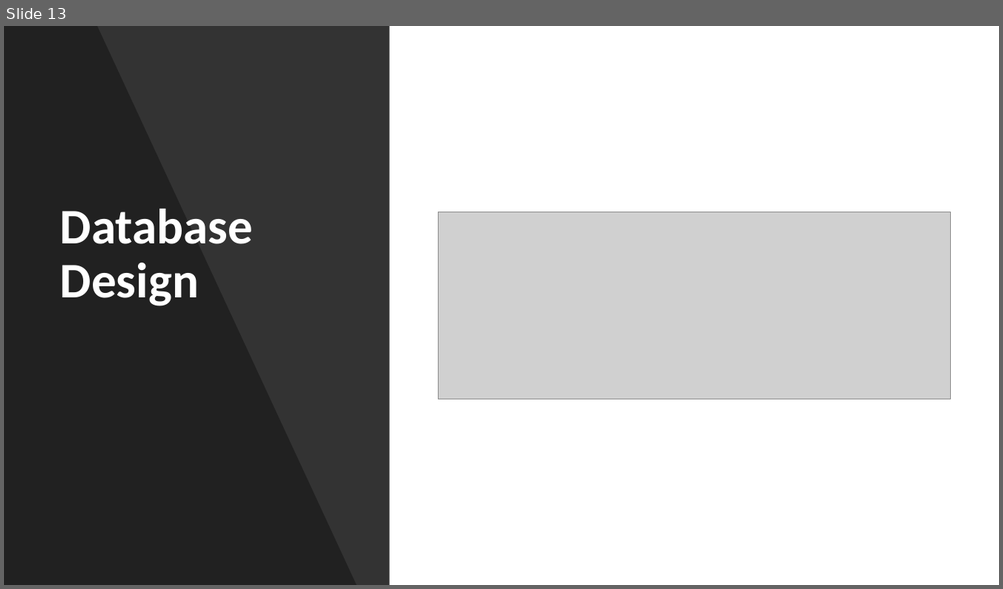
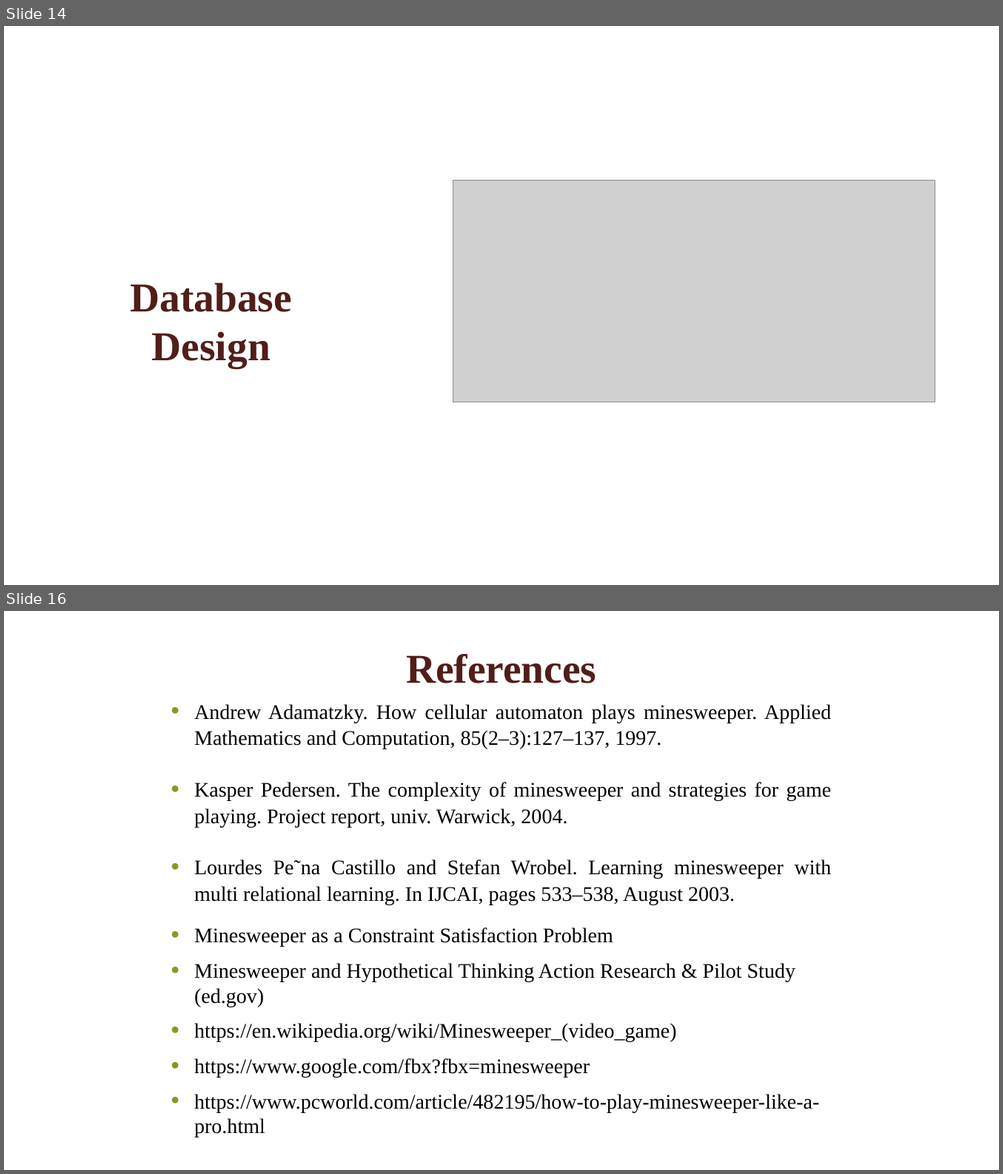
Before and after one commit to VikalpRusia/MineSweeper, a slide deck: documents/ppt/minesweeper_ppt.pptx. Shown one above the other, each under a label of ours: slide 13 before the commit, slides 14 and 16 after it; the slides between them are not shown. The pictures are 1003x589 and 1003x1174 pixels, drawn with LibreOffice and Linux fonts; fonts in the diff are those of the drawing; grey boxes stand for pictures; background and template pictures are left out. Boxes give left, top, right and bottom in pixels: in the first picture for what was removed or moved away, otherwise in the second. Text is boxed around its words. In the diff, an @@ line names an element or a change of style, - is before the commit and + after.

```diff
--- a/documents/ppt/minesweeper_ppt.pptx
+++ b/documents/ppt/minesweeper_ppt.pptx
@@ slide 16 added at bbox=[4, 611, 999, 1170], background picture (left out) @@
@@ title added at bbox=[4, 611, 999, 695], 39.6 pt, text #511E19, bold @@
+References
@@ text added at bbox=[194, 704, 831, 1138], 20 pt, text #000000 @@
+• Andrew Adamatzky. How cellular automaton plays minesweeper. Applied Mathematics and Computation, 85(2–3):127–137, 1997.
+• Kasper Pedersen. The complexity of minesweeper and strategies for game playing. Project report, univ. Warwick, 2004.
+• Lourdes Pe˜na Castillo and Stefan Wrobel. Learning minesweeper with multi relational learning. In IJCAI, pages 533–538, August 2003.
+• Minesweeper as a Constraint Satisfaction Problem
+• Minesweeper and Hypothetical Thinking Action Research & Pilot Study (ed.gov)
+• https://en.wikipedia.org/wiki/Minesweeper_(video_game)
+• https://www.google.com/fbx?fbx=minesweeper
+• https://www.pcworld.com/article/482195/how-to-play-minesweeper-like-a-pro.html
@@ what was slide 13 is now slide 14 @@
@@ slide 14 changed as well @@
@@ rectangle removed at bbox=[4, 26, 390, 585] @@
@@ freeform shape removed at bbox=[4, 26, 356, 585] @@
@@ picture: place and size @@
-picture at bbox=[438, 212, 950, 399]
+picture at bbox=[453, 181, 935, 403]
@@ title "Database Design": place and size @@
-title "Database Design" at bbox=[53, 118, 340, 312]
+title "Database Design" at bbox=[68, 210, 355, 374]
@@ title "Database Design" at bbox=[68, 210, 355, 374]: size 48 to 39.6 pt, font Calibri to Times New Roman, text colour #FFFFFF to #511E19; alignment left to centre; line spacing 0.9 to 1 @@
```
Also in this commit, not shown: 10 other slides changed, 5 other slides added, 3 slides removed.
